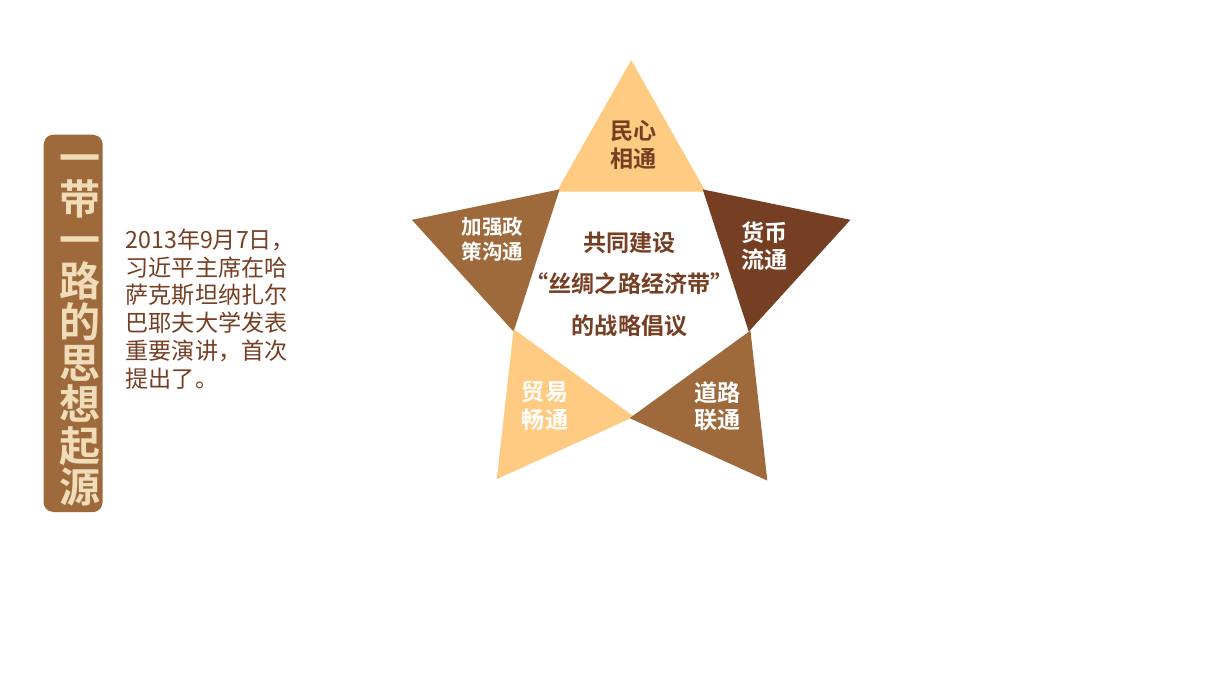
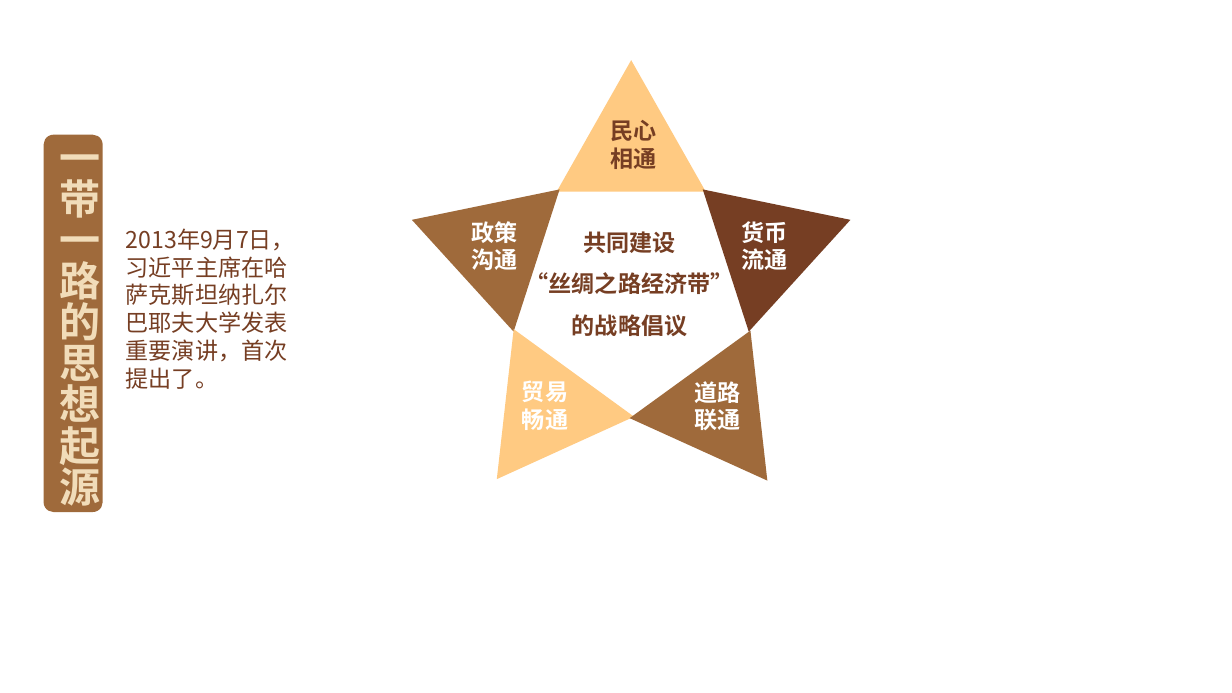
Before and after one commit to FredJiangFei/freetalk, a slide deck: slide 6 of 一带一路/一带一路 - 1.pptx. Drawn at 1232x693 pixels with LibreOffice and Linux fonts; fonts in the diff are those of the drawing; background and template pictures are left out. Boxes give left, top, right and bottom in pixels: in the first picture for what was removed or moved away, otherwise in the second. Text is boxed around its words. In the diff, an @@ line names an element or a change of style, - is before the commit and + after.

```diff
--- a/一带一路/一带一路 - 1.pptx
+++ b/一带一路/一带一路 - 1.pptx
@@ text at [472,221,518,270]: text changed; size 16 to 18 pt @@
-加强政策沟通
+政策沟通
```
Also in this commit, not shown: 3 other slides changed, 7 slides added, 2 slides removed.
